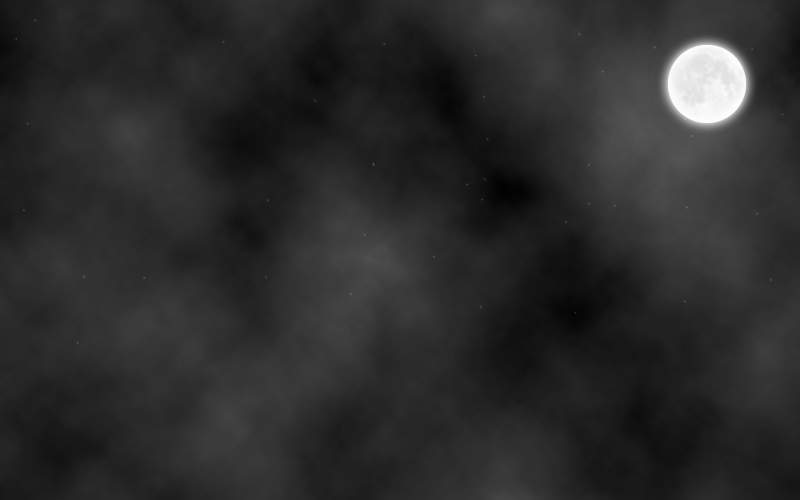
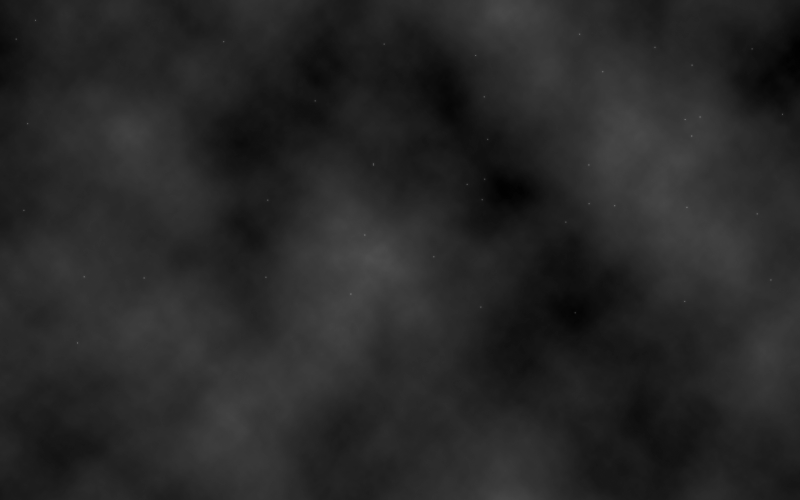
Layered file, before and after one edit (800x500). Changes by layer:
hid "moon pic blur" over [664, 41, 749, 126]
hid "moon" over [668, 45, 746, 123]
hid "moon glow" over [668, 45, 746, 123]
